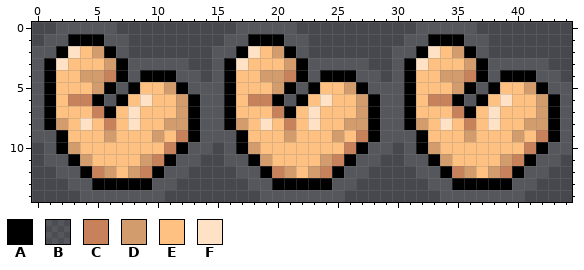
Two states of a pixel-art sprite, isl/ui/assets/strength.png. Above is the file before it was changed.
The file is 45x15 pixels.
Palette (. is transparent): A #000000  B #adadad26  C #c7815b  D #d39c6c  E #ffc181  F #ffe2c5
Pixels before, first column x 0:
 0 ..BBBBB..........BBBBB..........BBBBB........
 1 .BBAAABB........BBAAABB........BBAAABB.......
 2 BBAFEDAB.......BBAFEDAB.......BBAFEDAB.......
 3 BAFEEEDABBBBB..BAFEEEDABBBBB..BAFEEEDABBBBB..
 4 BAEEDDCABAAABB.BAEEDDCABAAABB.BAEEDDCABAAABB.
 5 BAEEEDABAEEDABBBAEEEDABAEEDABBBAEEEDABAEEDABB
 6 BAECCABAEFEEDABBAECCABAEFEEDABBAECCABAEFEEDAB
 7 BAEEECAEFEEEDABBAEEECAEFEEEDABBAEEECAEFEEEDAB
 8 BADEFECEFEEDDABBADEFECEFEEDDABBADEFECEFEEDDAB
 9 BBAEEEDEEEDECABBBAEEEDEEEDECABBBAEEEDEEEDECAB
10 .BADEEEEEEECABB.BADEEEEEEECABB.BADEEEEEEECABB
11 .BBADEEEEDCABB..BBADEEEEDCABB..BBADEEEEDCABB.
12 ..BBACDEDCABB....BBACDEDCABB....BBACDEDCABB..
13 ...BBAAAAABB......BBAAAAABB......BBAAAAABB...
14 ....BBBBBBB........BBBBBBB........BBBBBBB....
After the commit:
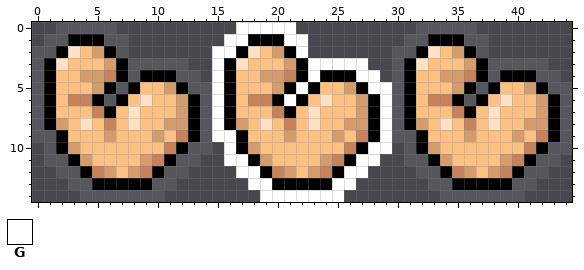
Colours new in this view: G #ffffff
The edit:
Colour B becomes colour G in row 0 at x 17 to 21; in row 1 at x 16 to 17 and 21 to 22; in row 2 at x 15 to 16 and 22; in row 3 at x 15 and 23 to 27; in row 4 at x 15, 23 and 27 to 28; in row 5 at x 15, 22 and 28 to 29.
Colour B becomes colour G in row 6 at x 15, 21 and 29; in rows 7 to 8 at x 15 and 29; in row 9 at x 15 to 16 and 29; in row 10 at x 16 and 28 to 29; in row 11 at x 16 to 17 and 27 to 28; in row 12 at x 17 to 18 and 26 to 27.
Colour B becomes colour G in row 13 at x 18 to 19 and 25 to 26; in row 14 at x 19 to 25.
